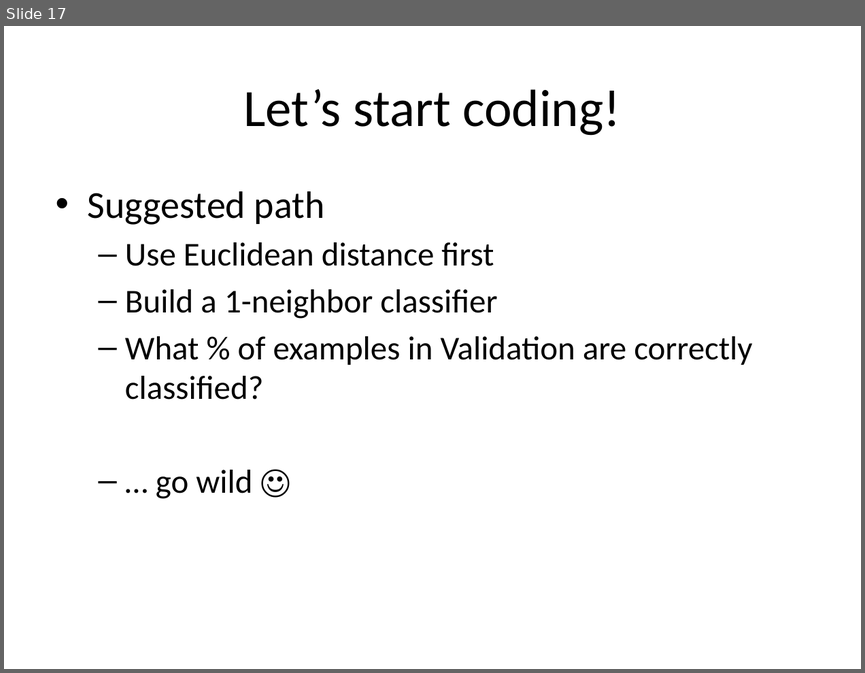
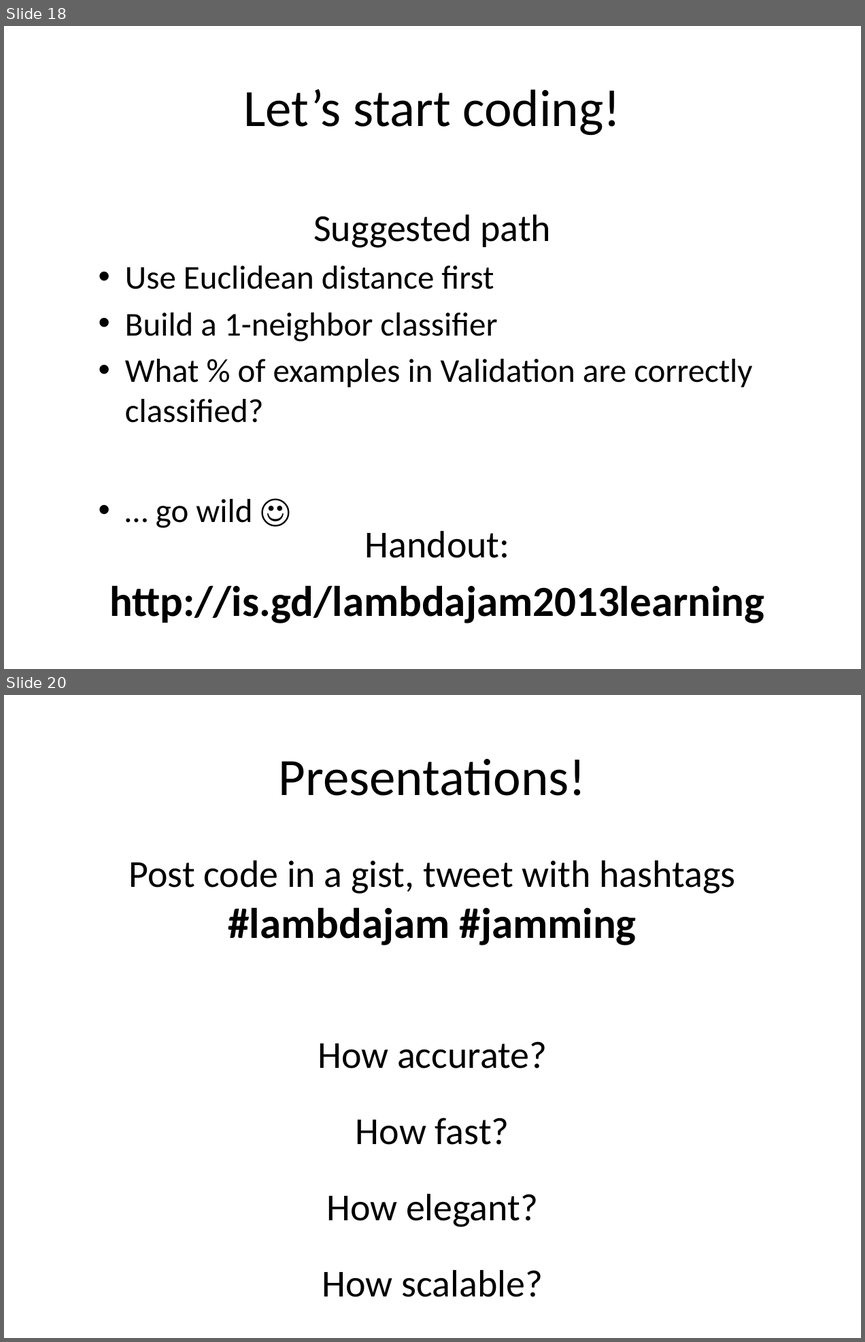
Before and after one commit to strangeloop/lambdajam2013, a slide deck: jams/learning/Machine Learning Jam.pptx. Shown one above the other, each under a label of ours: slide 17 before the commit, slides 18 and 20 after it; the slides between them are not shown. The pictures are 865x673 and 865x1342 pixels, drawn with LibreOffice and Linux fonts; fonts in the diff are those of the drawing. Boxes give left, top, right and bottom in pixels: in the first picture for what was removed or moved away, otherwise in the second. Text is boxed around its words. In the diff, an @@ line names an element or a change of style, - is before the commit and + after.

```diff
--- a/jams/learning/Machine Learning Jam.pptx
+++ b/jams/learning/Machine Learning Jam.pptx
@@ slide 20 added at (4,695,861,1338), background #FFFFFF @@
@@ title added at (279,758,586,796), 44 pt, text #000000 @@
+Presentations!
@@ text added at (128,860,735,1297), 32 pt, text #000000 @@
+Post code in a gist, tweet with hashtags #lambdajam #jamming
+How accurate?
+How fast?
+How elegant?
+How scalable?
@@ what was slide 17 is now slide 18 @@
@@ slide 18 changed as well @@
@@ text "Suggested path" at (125,214,752,528): alignment left to centre; bullet • to none; line spacing 1 to 1.5; bullet – to • @@
@@ text added at (109,531,764,623), 36 pt, text #000000, bold @@
+Handout:
+http://is.gd/lambdajam2013learning
```
Also in this commit, not shown: 15 other slides changed, 3 other slides added, 1 slide removed, 1 other file.
